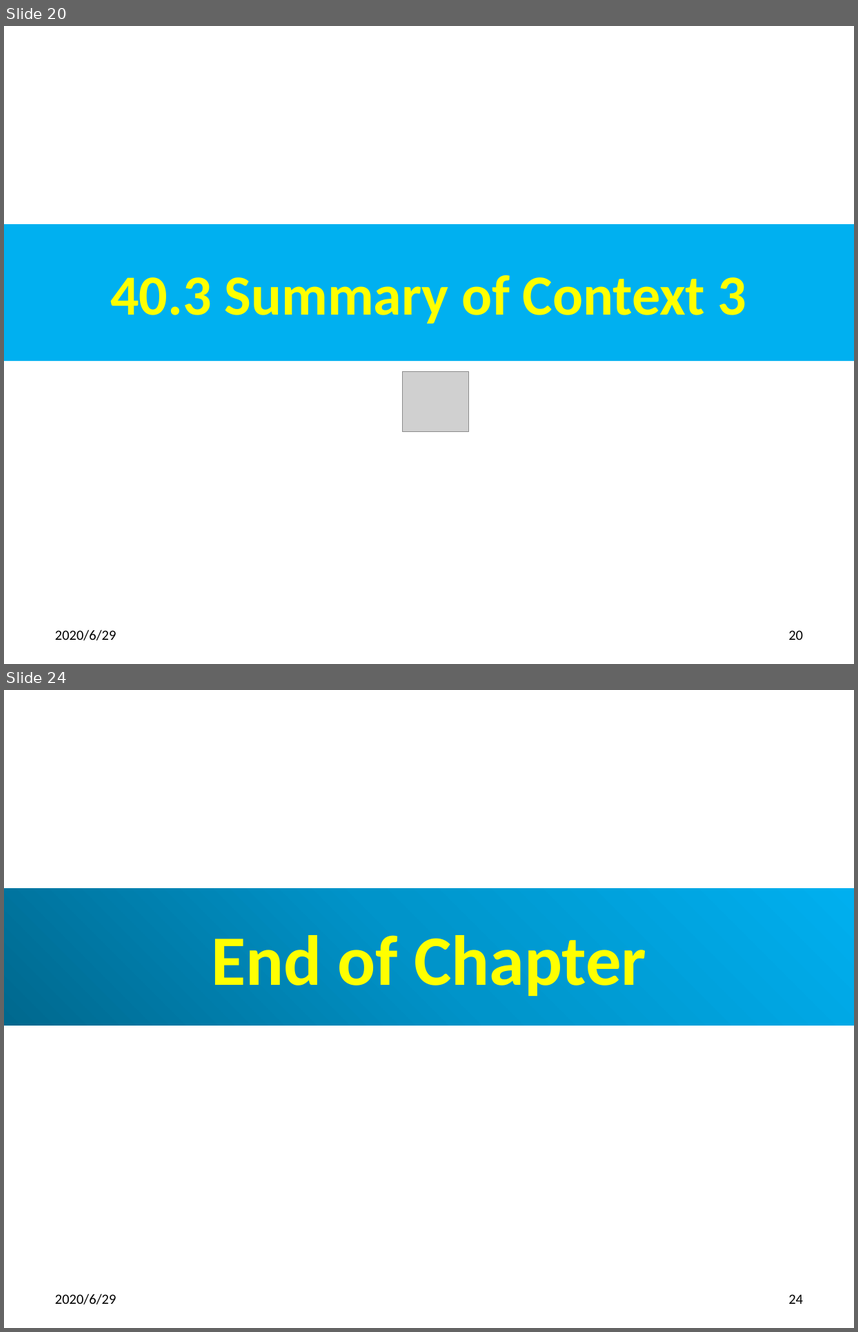
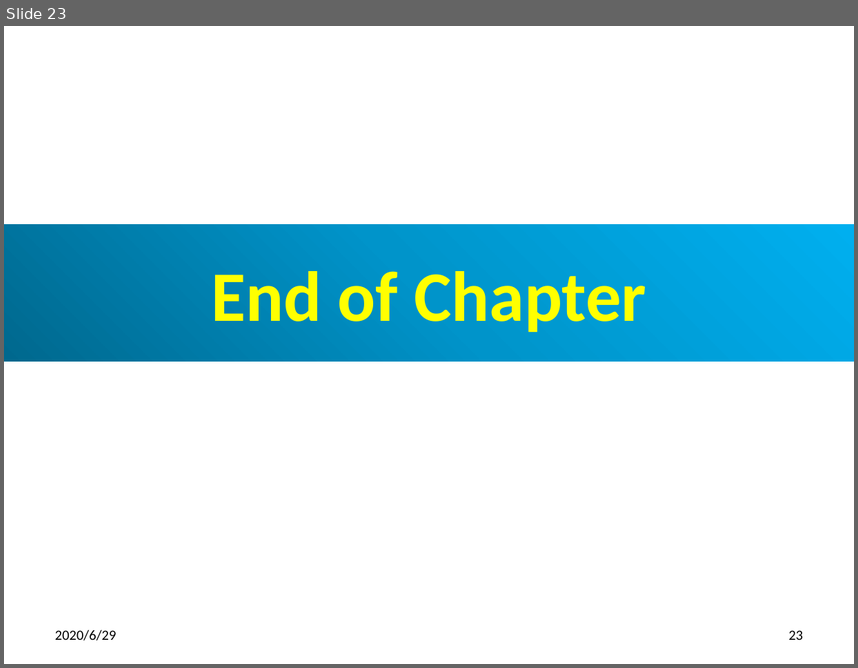
Before and after one commit to peterhchen/800-React-Hook, a slide deck: 40_Context3.pptx. Shown one above the other, each under a label of ours: slides 20 and 24 before the commit, slide 23 after it; the slides between them are not shown. The pictures are 858x1332 and 858x668 pixels, drawn with LibreOffice and Linux fonts; fonts in the diff are those of the drawing; grey boxes stand for pictures. Boxes give left, top, right and bottom in pixels: in the first picture for what was removed or moved away, otherwise in the second. Text is boxed around its words. In the diff, an @@ line names an element or a change of style, - is before the commit and + after.

```diff
--- a/40_Context3.pptx
+++ b/40_Context3.pptx
@@ slide 20 removed at <box>4,26,854,664</box>, background #FFFFFF @@
@@ title removed at <box>4,224,854,361</box> @@
-40.3 Summary of Context 3
@@ picture removed at <box>403,371,469,430</box> @@
@@ text removed at <box>55,629,116,640</box> @@
-2020/6/29
@@ page number removed at <box>789,630,803,639</box> @@
-20
@@ what was slide 24 is now slide 23 @@
@@ page number at <box>789,630,803,639</box>: text changed @@
-24
+23
```
Also in this commit, not shown: 3 slides changed.
